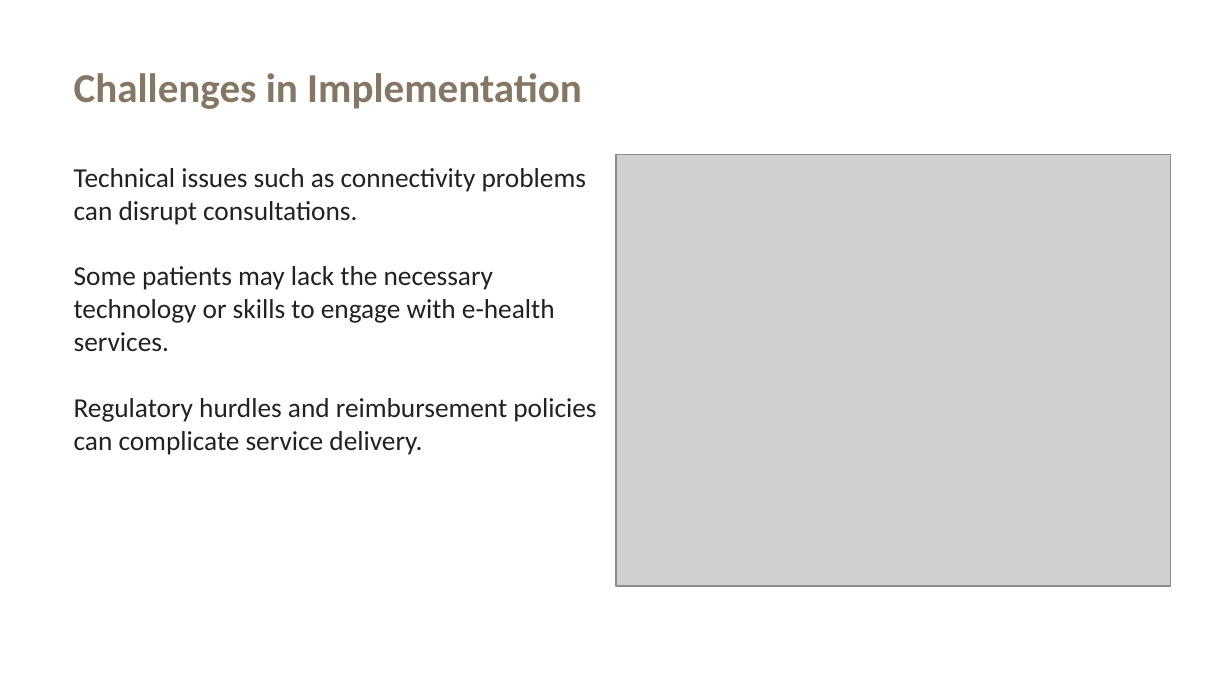
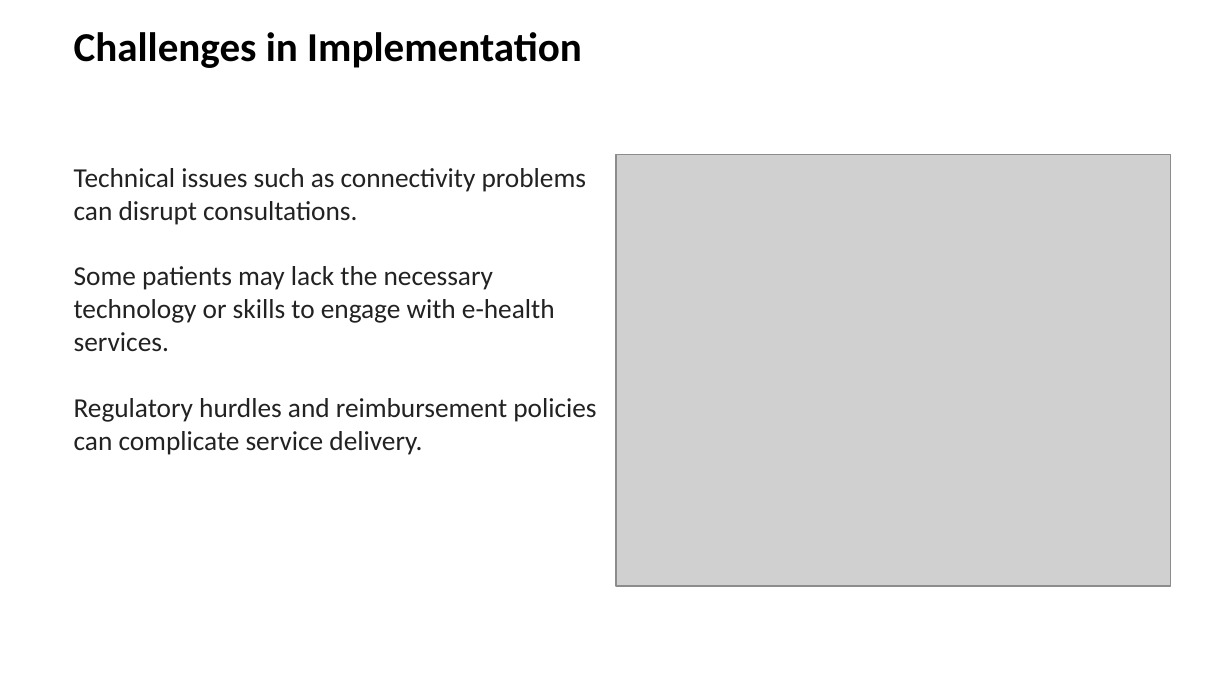
Before and after one commit to Mitheeledke/E-HealthMate, a slide deck: slide 9 of Health mate.pptx. Drawn at 1232x693 pixels with LibreOffice and Linux fonts; fonts in the diff are those of the drawing; grey boxes stand for pictures; background and template pictures are left out. Boxes give left, top, right and bottom in pixels: in the first picture for what was removed or moved away, otherwise in the second. Text is boxed around its words. In the diff, an @@ line names an element or a change of style, - is before the commit and + after.

```diff
--- a/Health mate.pptx
+++ b/Health mate.pptx
@@ text "Challenges in Implementation": place and size @@
-text "Challenges in Implementation" at (74, 73, 582, 109)
+text "Challenges in Implementation" at (74, 32, 582, 68)
@@ text "Challenges in Implementation" at (74, 32, 582, 68): text colour #857766 to #000000 @@
```
Also in this commit, not shown: 11 other slides changed, 23 other files.
